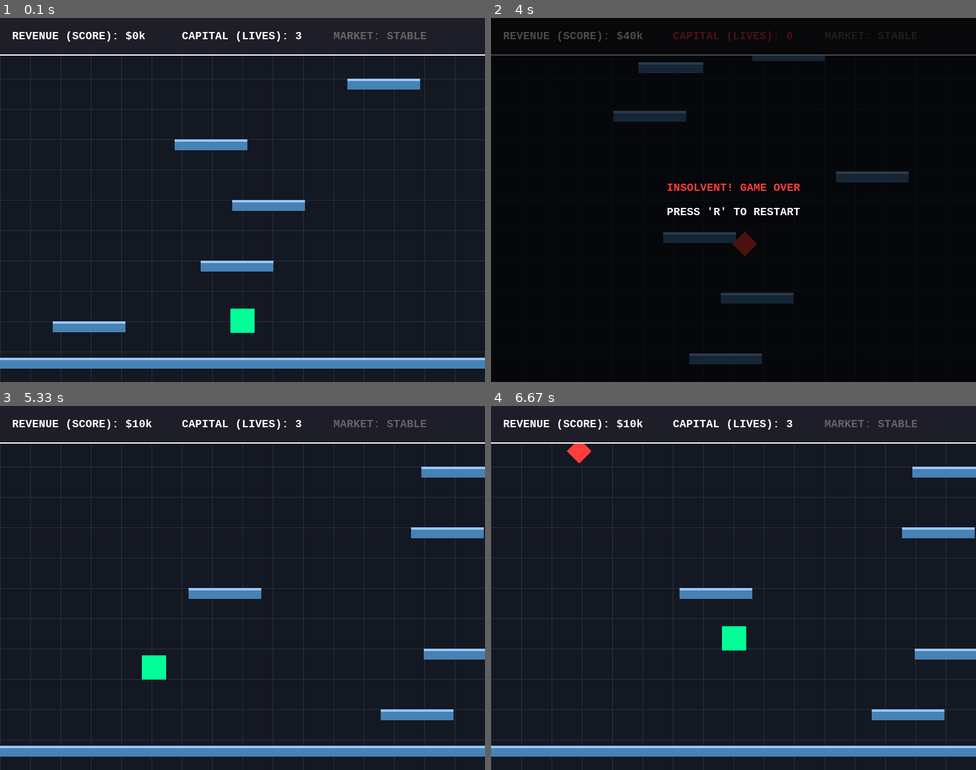
Above: before the commit, frames 1-4 (two rows, left to right).
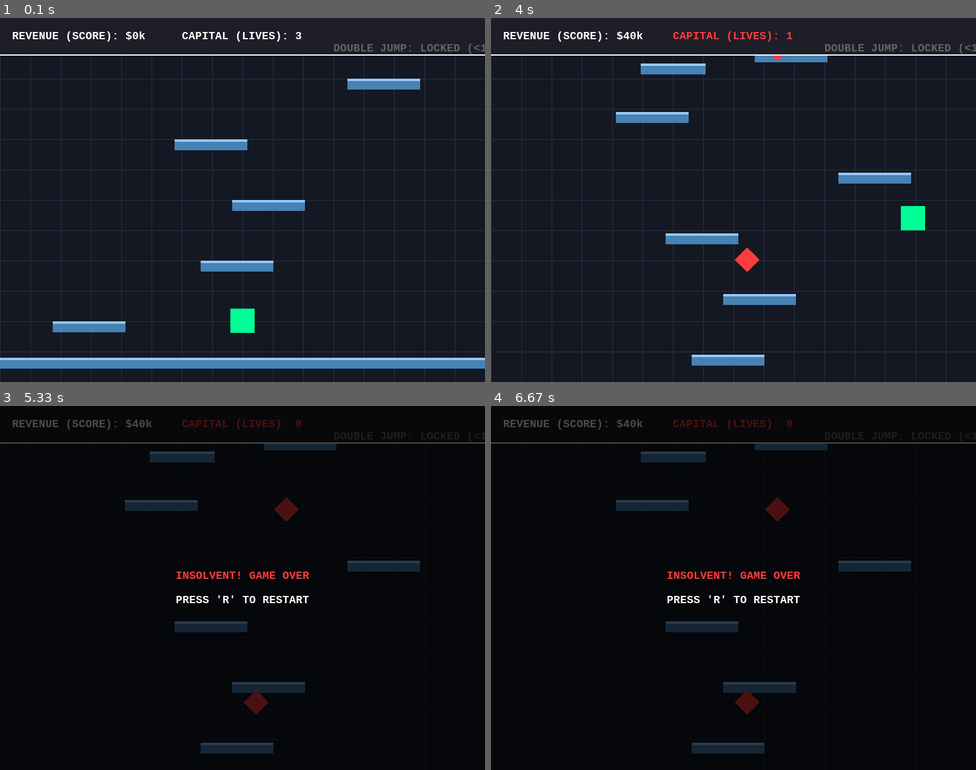
Above: after the commit, the same moments.

Repository: AmeerUzman/saofusf-
Game: pygame game, started from Final_game.py
Same seed, same stepped clock (60 frames per second), same inputs: the game is played once before the commit and once after it.
Inputs:
- Up to frame 1 (0.1 s): no input
- Up to frame 2 (4 s): tap Space at 0.33, 0.73, 1.03, 1.3, 1.6, 1.73, 2.03, 2.4, 2.7, 2.9, 3.2, 3.4, 3.7 s; hold Left 0.67-1.2 s; hold Left 1.23-1.63 s; hold Right 1.67-2.3 s; hold Left 2.33-2.8 s; hold Right 2.83-3.3 s; hold Right 3.33-3.8 s
- Up to frame 3 (5.33 s): tap R at 4.4 s; hold Left 4.73-5.13 s; tap Space at 4.8, 5.1, 5.23 s; hold Right from 5.17 s (still down)
- Up to frame 4 (6.67 s): tap Space at 5.53, 5.9, 6.2, 6.4 s; release Right at 5.8 s; hold Left 5.83-6.3 s; hold Right from 6.33 s (still down)

The runs differ from the first frame. In frame 1, 0.4% of the frame differs, in the area x 68-100%, y 3-10%; in frame 2, 100%, in the area x 0-100%, y 0-100%; in frame 3, 98%; in frame 4, 98%.

Commit message:
Add files via upload

Diff:
--- a/Final_game.py
+++ b/Final_game.py
@@ -12,7 +12,7 @@
 FRICTION = -0.12
 GRAVITY = 0.8
 JUMP_FORCE = -17
-DOUBLE_JUMP_THRESHOLD = 500  # Score needed to unlock double jump
+DOUBLE_JUMP_THRESHOLD = 100  # LOWERED TO 100 SO YOU CAN TEST IT SOONER!
 
 # Colors (Dashboard Palette)
 BG_COLOR = (20, 24, 35)      # Dark Navy/Grey
@@ -43,7 +43,6 @@
         self.life -= 1
         if self.life <= 0:
             self.kill()
-        # Fade out effect (requires converting surface to support alpha)
         self.image.set_alpha(int((self.life / 30) * 255))
 
 class Player(pygame.sprite.Sprite):
@@ -61,8 +60,7 @@
         self.acc = pygame.math.Vector2(0, 0)
 
         # State
-        self.jumping = False
-        self.double_jump_ready = False
+        self.jump_count = 0  # <--- NEW: Tracks jumps (0, 1, or 2)
         self.multiplier_timer = 0
         self.lives = 3
         self.score = 0
@@ -73,8 +71,7 @@
         self.vel = pygame.math.Vector2(0, 0)
         self.acc = pygame.math.Vector2(0, 0)
         self.rect.center = (SCREEN_WIDTH // 2, SCREEN_HEIGHT - 100)
-        self.jumping = False
-        self.double_jump_ready = False
+        self.jump_count = 0  # Reset jumps
         self.multiplier_timer = 0
         self.lives = 3
         self.score = 0
@@ -104,7 +101,6 @@
         # Multiplier Timer (5 seconds = 300 frames)
         if self.multiplier_timer > 0:
             self.multiplier_timer -= 1
-            # Flash Gold
             if self.multiplier_timer % 10 < 5:
                 self.image.fill(GOLD_COLOR)
             else:
@@ -112,30 +108,33 @@
         else:
             self.image.fill(PLAYER_COLOR)
 
-        # Unlock Double Jump Check
-        if self.score >= DOUBLE_JUMP_THRESHOLD:
-            self.double_jump_ready = True
-
     def jump(self):
-        # Jump only if standing on a platform
+        # Check collision with ground just to see if we are grounded
         self.rect.y += 2
         hits = pygame.sprite.spritecollide(self, self.game.platforms, False)
         self.rect.y -= 2
 
+        # Logic: If on ground, reset count.
         if hits:
+            self.jump_count = 0
+
+        # JUMP 1: Normal Jump
+        if self.jump_count == 0:
             self.vel.y = JUMP_FORCE
-            self.jumping = True
-        # Double Jump Logic
-        elif self.double_jump_ready and self.jumping:
+            self.jump_count = 1
+
+        # JUMP 2: Double Jump (Only if unlocked)
+        elif self.jump_count == 1 and self.score >= DOUBLE_JUMP_THRESHOLD:
             self.vel.y = JUMP_FORCE
-            self.jumping = False # Disable until reset
-            # Create particle effect for double jump
-            for _ in range(10):
+            self.jump_count = 2 # Mark as used
+
+            # Create particle effect for double jump (White explosion)
+            for _ in range(15):
                 self.game.particles.add(Particle(self.rect.centerx, self.rect.bottom, WHITE))
 
     def bounce(self):
         """ Used when stomping enemies """
-        self.vel.y = -10 # Small hop
+        self.vel.y = -20 # Small hop
         self.multiplier_timer = 300 # 5 Seconds
 
 class Platform(pygame.sprite.Sprite):
@@ -245,7 +244,6 @@
             if event.type == pygame.KEYDOWN:
                 if self.game_state == "PLAYING" and event.key == pygame.K_SPACE:
                     self.player.jump()
-                # FIXED: Add restart functionality
                 if self.game_state == "GAMEOVER" and event.key == pygame.K_r:
                     self.reset_game()
 
@@ -270,50 +268,42 @@
                 self.platforms.add(p)
                 self.all_sprites.add(p)
 
-        # 2. Platform Collisions (Landing) - FIXED
+        # 2. Platform Collisions (Landing)
         if self.player.vel.y > 0:
             hits = pygame.sprite.spritecollide(self.player, self.platforms, False)
             if hits:
-                # Find the highest platform (lowest y value) that we're colliding with
-                # and check if we're landing on top of it
                 for platform in hits:
-                    # Check if player is falling onto this platform from above
-                    # Use a small tolerance (8 pixels) for better feel
                     if (self.player.rect.bottom >= platform.rect.top and
                         self.player.rect.bottom <= platform.rect.top + 15 and
                         self.player.vel.y > 0):
 
                         self.player.pos.y = platform.rect.top
                         self.player.vel.y = 0
-                        self.player.jumping = False  # Reset jump state on landing
+                        self.player.jump_count = 0  # <--- RESET JUMP COUNT ON LANDING
 
                         if not platform.passed:
-                            # Score Calculation: Multiplier applies here
                             mult = 2 if self.player.multiplier_timer > 0 else 1
                             self.player.score += (10 * mult)
                             platform.passed = True
-                        break  # Only land on one platform
-
-        # 3. Enemy "Stomp" Logic (The fun part!)
+                        break
+
+        # 3. Enemy "Stomp" Logic
         enemy_hits = pygame.sprite.spritecollide(self.player, self.enemies, False)
         for enemy in enemy_hits:
             # Check if hitting from TOP (Stomp)
             if self.player.vel.y > 0 and self.player.rect.bottom < enemy.rect.centery + 10:
-                # Kill Enemy
                 enemy.kill()
                 self.player.bounce()
-                # Explosion Effect
                 for _ in range(15):
                     self.particles.add(Particle(enemy.rect.centerx, enemy.rect.centery, ENEMY_COLOR))
             else:
-                # Player takes damage
                 self.player.lives -= 1
-                self.shake_timer = 10 # Trigger Shake
+                self.shake_timer = 10
                 self.player.pos = pygame.math.Vector2(SCREEN_WIDTH/2, SCREEN_HEIGHT/2)
                 self.player.vel = pygame.math.Vector2(0, 0)
-                self.enemies.empty() # Clear screen to prevent instant death loop
-
-        # 4. Spawning Enemies (Spec: 110 frames ~ 1.8s)
+                self.enemies.empty()
+
+        # 4. Spawning Enemies
         self.spawn_timer += 1
         if self.spawn_timer >= 110:
             e = Enemy()
@@ -327,7 +317,6 @@
             self.shake_timer = 10
             self.player.pos = pygame.math.Vector2(SCREEN_WIDTH/2, SCREEN_HEIGHT/2)
             self.player.vel = pygame.math.Vector2(0, 0)
-            # Create safety platform
             p = Platform(self.player.rect.x - 50, self.player.rect.y + 60, 200)
             self.platforms.add(p)
             self.all_sprites.add(p)
@@ -337,44 +326,42 @@
             self.game_state = "GAMEOVER"
 
     def draw(self):
-        # Handle Screen Shake Offset
         ox, oy = self.screen_shake()
-
-        # Draw Background
         self.screen.fill(BG_COLOR)
         self.draw_grid()
 
-        # Draw Sprites (with offset)
         for sprite in self.all_sprites:
             self.screen.blit(sprite.image, (sprite.rect.x + ox, sprite.rect.y + oy))
         for p in self.particles:
             self.screen.blit(p.image, (p.rect.x + ox, p.rect.y + oy))
 
-        # --- DRAW UI (KPI Dashboard Style) ---
-        # Draw a top bar background
+        # UI
         pygame.draw.rect(self.screen, (30, 30, 40), (0, 0, SCREEN_WIDTH, 60))
         pygame.draw.line(self.screen, WHITE, (0, 60), (SCREEN_WIDTH, 60), 2)
 
-        # 1. Score KPI
         score_surf = self.font.render(f"REVENUE (SCORE): ${self.player.score}k", True, PLAYER_ACCENT)
         self.screen.blit(score_surf, (20, 20))
 
-        # 2. Lives KPI
         lives_color = PLAYER_ACCENT if self.player.lives > 1 else ENEMY_COLOR
         lives_surf = self.font.render(f"CAPITAL (LIVES): {self.player.lives}", True, lives_color)
         self.screen.blit(lives_surf, (300, 20))
 
-        # 3. Multiplier Status
+        # Show if Double Jump is unlocked
+        if self.player.score >= DOUBLE_JUMP_THRESHOLD:
+            dj_status = "UNLOCKED"
+            dj_color = GOLD_COLOR
+        else:
+            dj_status = f"LOCKED (<{DOUBLE_JUMP_THRESHOLD})"
+            dj_color = (100, 100, 100)
+
+        dj_surf = self.font.render(f"DOUBLE JUMP: {dj_status}", True, dj_color)
+        self.screen.blit(dj_surf, (550, 40)) # Positioned below multiplier
+
         if self.player.multiplier_timer > 0:
             mult_surf = self.font.render("MARKET BOOM: 2X ACTIVE!", True, GOLD_COLOR)
-            self.screen.blit(mult_surf, (550, 20))
-        else:
-            mult_surf = self.font.render("MARKET: STABLE", True, (100, 100, 100))
-            self.screen.blit(mult_surf, (550, 20))
-
-        # FIXED: Better Game Over screen with restart instruction
+            self.screen.blit(mult_surf, (550, 10))
+
         if self.game_state == "GAMEOVER":
-            # Darken screen
             overlay = pygame.Surface((SCREEN_WIDTH, SCREEN_HEIGHT))
             overlay.set_alpha(180)
             overlay.fill((0, 0, 0))
